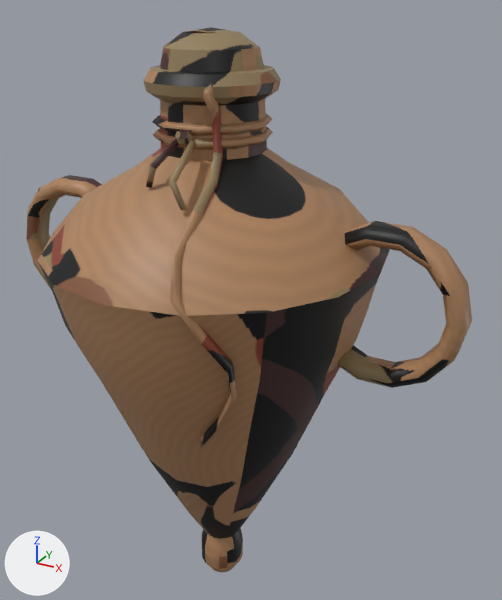
The FBX model Assets/Models/ArtBible/Items/Bronze/SealedAmphora/SealedAmphora.fbx: old version first, new version second.
Camera for both pictures: a 50 mm lens placed at (0.346, -0.557, 0.646), pointed at (0.022, 0.033, 0.351). Lighting does not change. The marker at lower left points along +X, +Y and +Z. The older version comes first.

Objects in the first picture: 'SealedAmphora'.
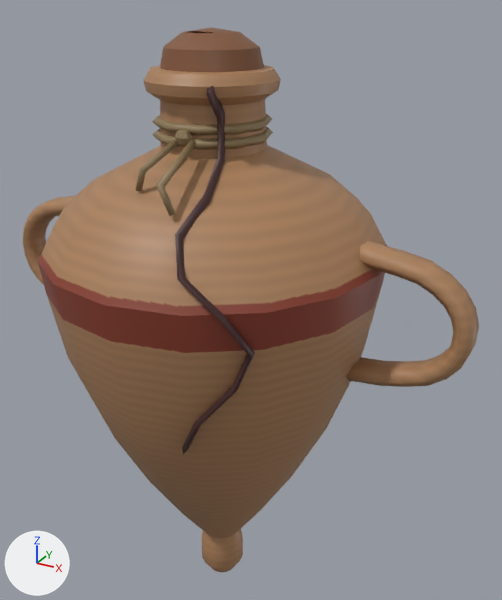
Changed parts and their boxes (x1, y1, x2, y2) in the pictures (502 x 600 px; the box of a moved part takes in the faces that stretch with it):
'SealedAmphora', reshaped
    before: (27, 27, 472, 572)
    after: (23, 27, 479, 572)
part 1 of me_sealedamphora, rebuilt (12% shorter)
    before: (337, 221, 472, 388)
    after: (346, 240, 479, 387)
part 2 of me_sealedamphora, rebuilt
    before: (27, 175, 102, 287)
    after: (23, 196, 75, 285)
part 3 of me_sealedamphora, rebuilt (19% wider)
    before: (170, 84, 237, 449)
    after: (175, 85, 255, 455)
part 4 of me_sealedamphora, moved or reshaped
    before: (38, 262, 380, 539)
    after: (38, 262, 385, 539)
part 5 of me_sealedamphora, moved or reshaped
    before: (42, 99, 384, 307)
    after: (42, 99, 386, 307)
part 6 of me_sealedamphora, surface changed
    both: (38, 27, 381, 570)

The edits, one by one:
me_sealedamphora is used by ob_sealedamphora; location (0.0, 0.0, 0.0).
me_sealedamphora had 674 vertices, 678 faces and spanned x -0.252..0.252, y -0.17..0.17, z 0.0..0.62.
me_sealedamphora now has 734 vertices, 738 faces and spans x -0.258..0.258, y -0.17..0.17, z 0.0..0.62.
me_sealedamphora part 1: the loose piece of 66 vertices spanning x 0.129..0.252, y -0.018..0.018, z 0.315..0.465 is rebuilt with 90 vertices and now spans x 0.133..0.258, y -0.018..0.018, z 0.309..0.449.
me_sealedamphora part 2: the loose piece of 66 vertices spanning x -0.252..-0.129, y -0.018..0.018, z 0.315..0.465 is rebuilt with 90 vertices and now spans x -0.258..-0.133, y -0.018..0.018, z 0.309..0.449.
me_sealedamphora part 3: the loose piece of 48 vertices spanning x 0.026..0.094, y -0.162..-0.033, z 0.267..0.58 is rebuilt with 44 vertices and now spans x 0.029..0.113, y -0.152..-0.032, z 0.273..0.579.
Part 4, on me_sealedamphora:
3 vertices in x 0.034..0.083, y 0.034..0.083, z 0.2 move by (0.001, 0.001, -0.027).
3 vertices in x -0.083..-0.034, y 0.034..0.083, z 0.2 move by (-0.001, 0.001, -0.027).
3 vertices in x -0.083..-0.034, y -0.083..-0.034, z 0.2 move by (-0.001, -0.001, -0.027).
3 vertices in x 0.034..0.083, y -0.083..-0.034, z 0.2 move by (0.001, -0.001, -0.027).
3 vertices in x 0.048..0.116, y 0.048..0.116, z 0.29 move by (0.001, 0.001, -0.046).
3 vertices in x -0.116..-0.048, y 0.048..0.116, z 0.29 move by (-0.001, 0.001, -0.046).
62 vertices move from x -0.16..0.16, y -0.16..0.16, z 0.11..0.386 to x -0.166..0.166, y -0.166..0.166, z 0.109..0.386.
Part 5, on me_sealedamphora:
22 vertices are removed from x -0.074..0.074, y -0.105..0.074, z 0.485..0.533.
42 faces are deleted.
16 vertices in x -0.05..0.05, y -0.05..0.05, z 0.514 move by (0.0, 0.0, 0.002).
6 vertices in x -0.019..-0.006, y -0.085..-0.08, z 0.494..0.514 move by (0.0, -0.014, 0.0).
4 vertices in x 0.02..0.035, y -0.102..-0.1, z 0.484..0.509 move by (0.0, -0.016, 0.0).
18 vertices move from x -0.13..0.13, y -0.13..0.13, z 0.466..0.514 to x -0.15..0.15, y -0.15..0.15, z 0.455..0.514.
38 vertices are added at x -0.118..0.118, y -0.122..0.118, z 0.482..0.533.
58 new faces join them.
me_sealedamphora part 6: 461 kept faces spanning x -0.17..0.17, y -0.17..0.17, z 0.0..0.62 get new texture (UV) coordinates.
